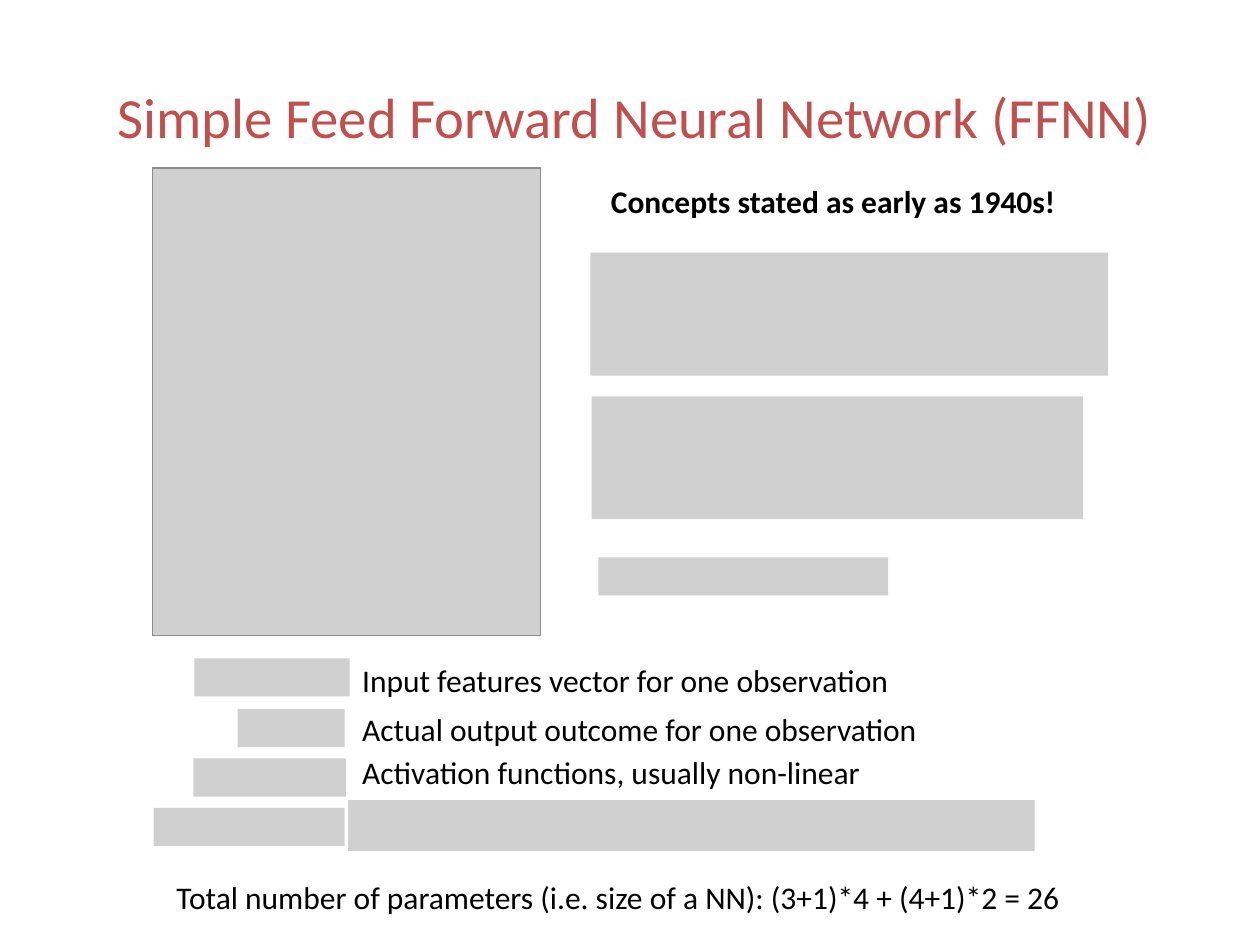
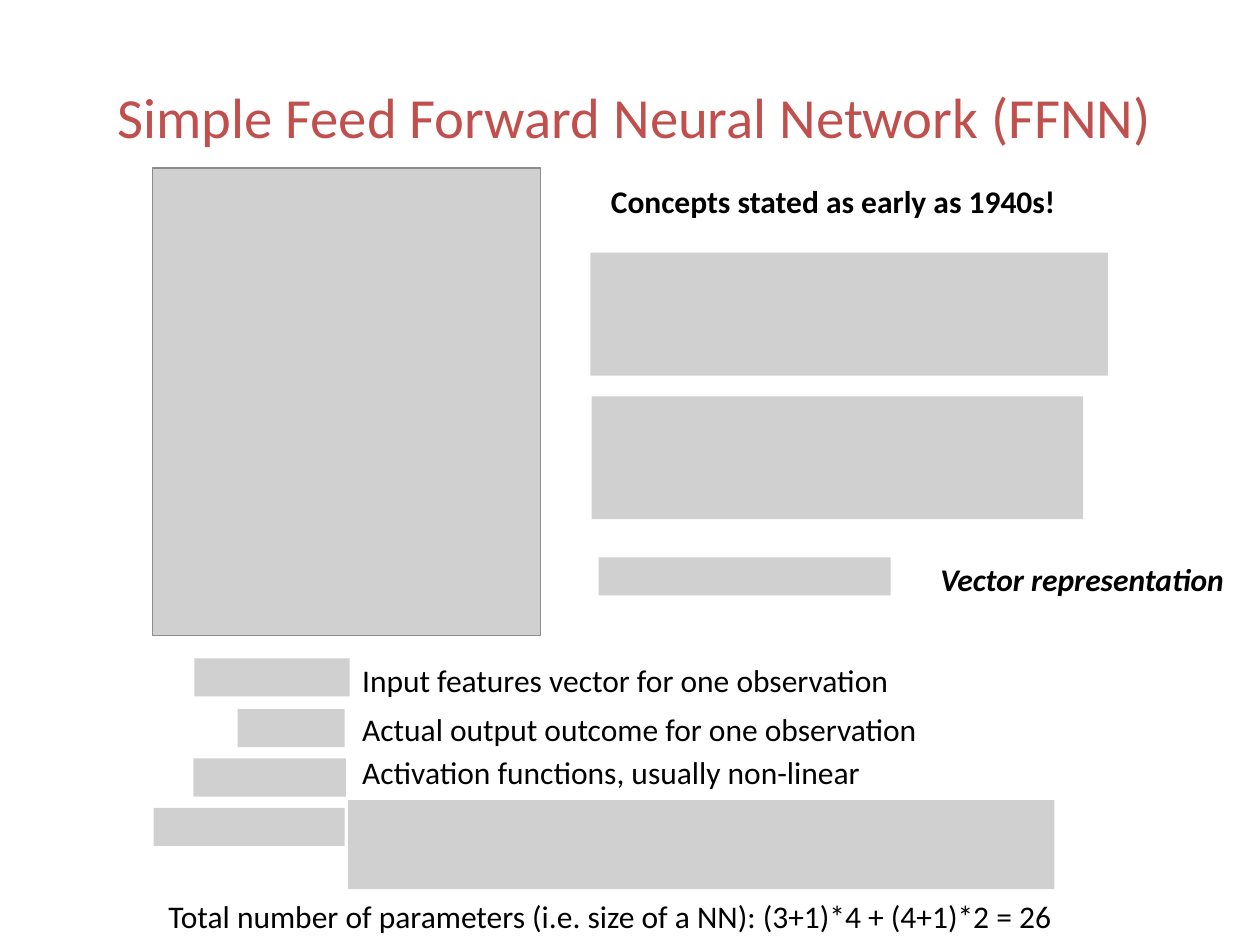
Before and after one commit to happyrabbit/Talks, a slide deck: slide 3 of 2018_06_ShortCourse/02DeepLearning/A-DeepLearning-01-Intro-FFNN.PPTX. Drawn at 1260x945 pixels with LibreOffice and Linux fonts; fonts in the diff are those of the drawing; grey boxes stand for pictures; background and template pictures are left out. Boxes give left, top, right and bottom in pixels: in the first picture for what was removed or moved away, otherwise in the second. Text is boxed around its words. In the diff, an @@ line names an element or a change of style, - is before the commit and + after.

```diff
--- a/2018_06_ShortCourse/02DeepLearning/A-DeepLearning-01-Intro-FFNN.PPTX
+++ b/2018_06_ShortCourse/02DeepLearning/A-DeepLearning-01-Intro-FFNN.PPTX
@@ text added at box(940, 569, 1224, 596), 18 pt, text #000000, bold, italic @@
+Vector representation
@@ picture: place and size @@
-picture at box(348, 800, 1034, 850)
+picture at box(348, 800, 1053, 890)
@@ text "Total number of parameters (i.e. ...": place and size @@
-text "Total number of parameters (i.e. ..." at box(176, 886, 1059, 914)
+text "Total number of parameters (i.e. ..." at box(168, 905, 1051, 933)
```
Also in this commit, not shown: 1 other slide changed, 3 other files.
